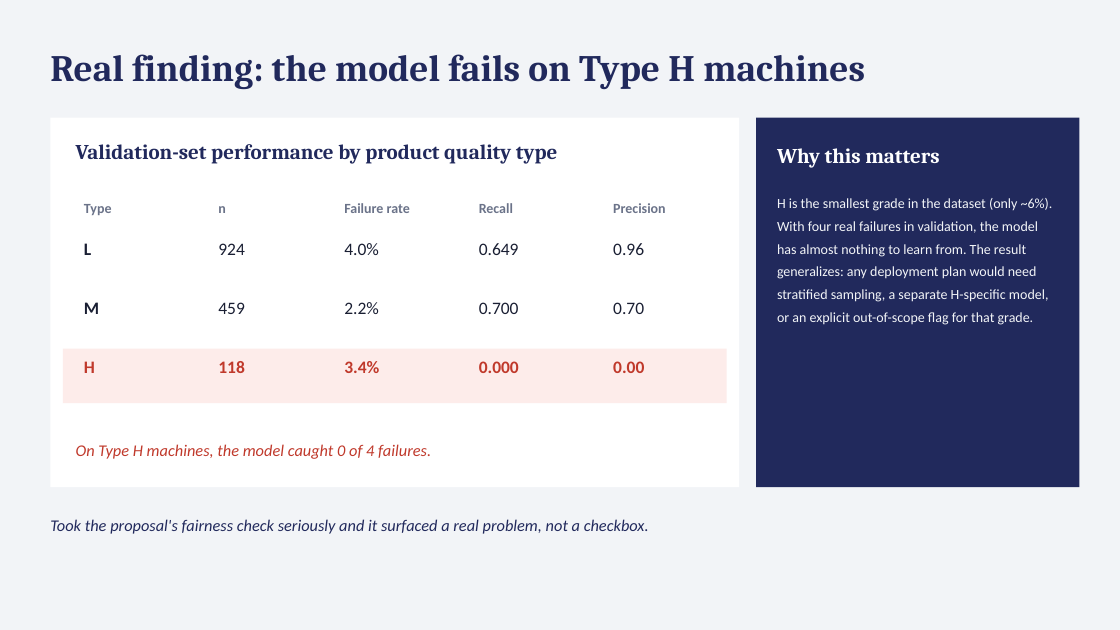
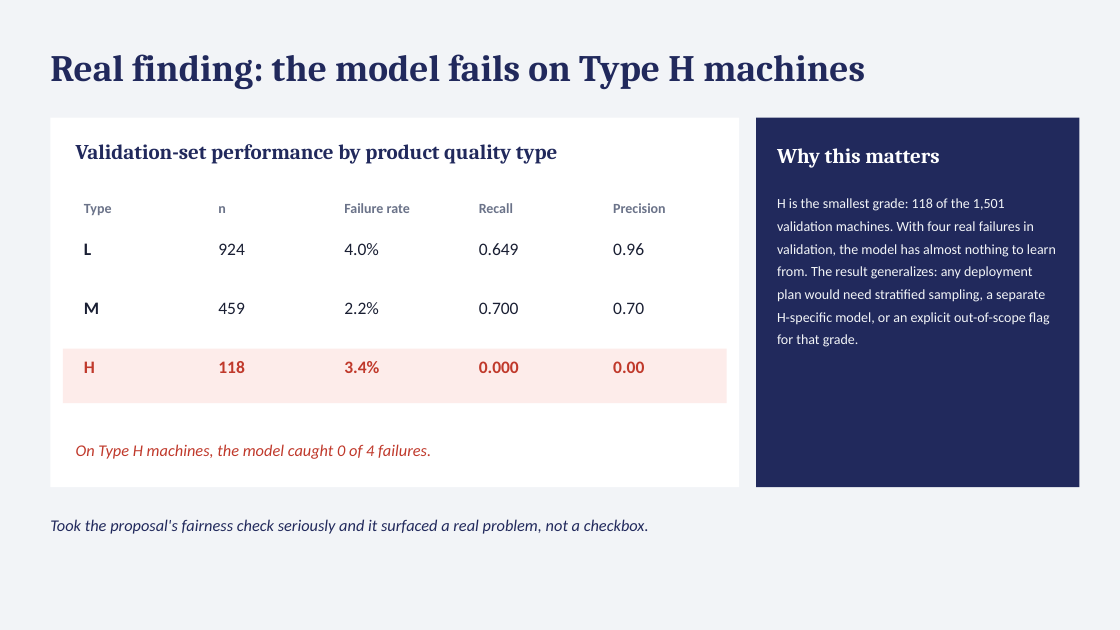
Before and after one commit to drewmenning/Learning-Journey, a slide deck: slide 6 of presentation/AAI201 Capstone Predictive Maintenance Drew Menning.pptx. Drawn at 1120x630 pixels with LibreOffice and Linux fonts; fonts in the diff are those of the drawing. Boxes give left, top, right and bottom in pixels: in the first picture for what was removed or moved away, otherwise in the second. Text is boxed around its words. In the diff, an @@ line names an element or a change of style, - is before the commit and + after.

```diff
--- a/presentation/AAI201 Capstone Predictive Maintenance Drew Menning.pptx
+++ b/presentation/AAI201 Capstone Predictive Maintenance Drew Menning.pptx
@@ text at bbox=[777, 198, 1056, 347]: text changed @@
-H is the smallest grade in the dataset (only ~6%). With four real failures in validation, the model has almost nothing to learn from. The result generalizes: any deployment plan would need stratified sampling, a separate H-specific model, or an explicit out-of-scope flag for that grade.
+H is the smallest grade: 118 of the 1,501 validation machines. With four real failures in validation, the model has almost nothing to learn from. The result generalizes: any deployment plan would need stratified sampling, a separate H-specific model, or an explicit out-of-scope flag for that grade.
```
Also in this commit, not shown: 2 other slides changed, 5 other files.
